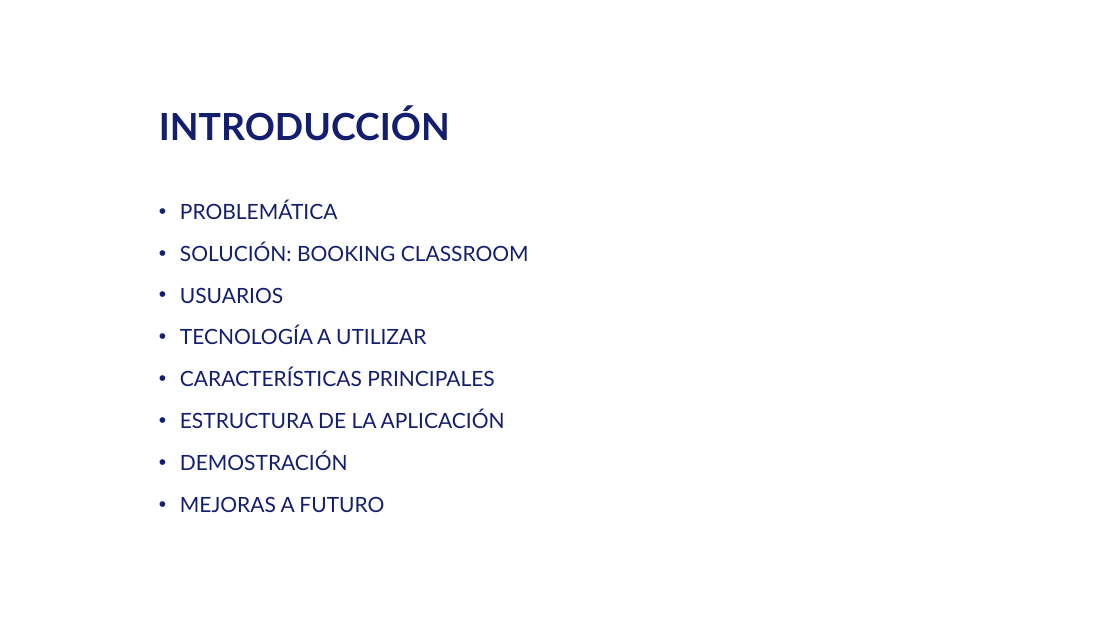
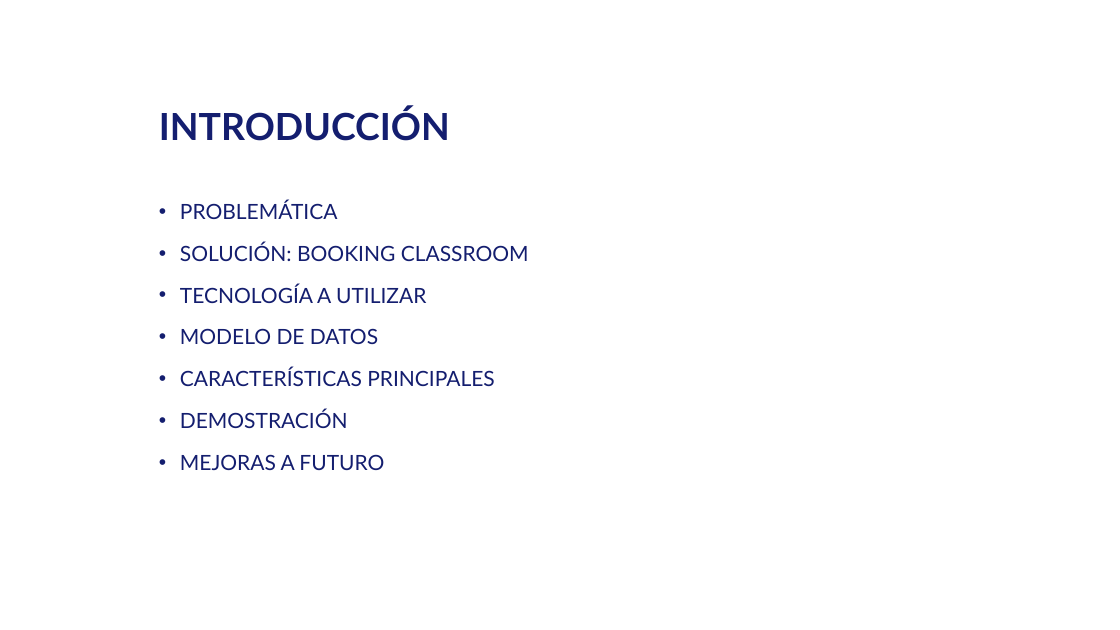
Before and after one commit to barreiroabad/Booking_Classroom, a slide deck: slide 2 of BOOKING CLASSROOM.pptx. Drawn at 1120x630 pixels with LibreOffice and Linux fonts; fonts in the diff are those of the drawing. Boxes give left, top, right and bottom in pixels: in the first picture for what was removed or moved away, otherwise in the second. Text is boxed around its words. In the diff, an @@ line names an element or a change of style, - is before the commit and + after.

```diff
--- a/BOOKING CLASSROOM.pptx
+++ b/BOOKING CLASSROOM.pptx
@@ text at bbox=[180, 287, 283, 303]: paragraph removed @@
-• USUARIOS
@@ text at bbox=[180, 328, 378, 344]: paragraph added @@
+• MODELO DE DATOS
@@ text at bbox=[180, 410, 505, 428]: paragraph removed @@
-• ESTRUCTURA DE LA APLICACIÓN
```
Also in this commit, not shown: 2 other slides changed, 1 slide added, 2 slides removed, 5 other files.
